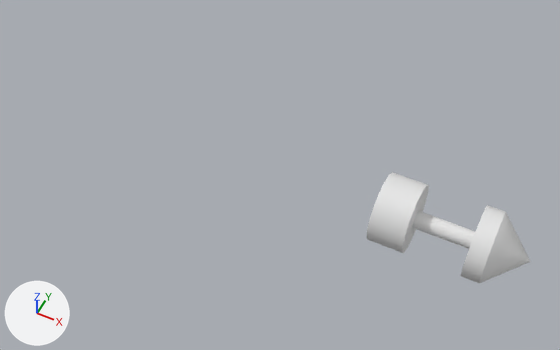
One commit to the Blender file blender/engine.blend: the scene before it, then after it.
Camera for both pictures: a 50 mm camera at (0.35, -6.64, 8.17) aimed at (-2.98, 0.03, -0.16). Arrows for +X, +Y and +Z are at lower left; the lights stay in place.

In view in the first picture: 'shaft'.
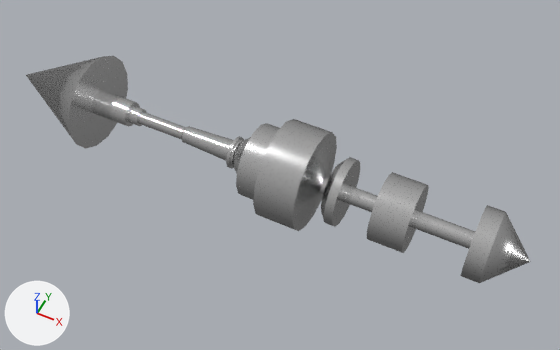
Pixel boxes [x1, y1, x2, y2] of what changed, in the pictures (560 x 350 px):
'shaft', reshaped (207% wider, 104% taller): before [367, 172, 531, 283]; after [26, 56, 531, 283]
part 1 of me_cylinder, added: after [26, 56, 378, 231]
part 2 of me_cylinder, recoloured (white to grey): [367, 172, 531, 283] in both

The change in detail:
Material 'shaft' (mat_shaft) is new.
Its base color is (0.72, 0.72, 0.72) (light grey #dddddd).
Its metallic is 1.0.
Its roughness is 0.196.
me_cylinder is used by ob_shaft; location (0.0, 0.0, 0.0).
me_cylinder had 113 vertices, 112 faces and spanned x -1.44..0.62, y -0.5..0.5, z -0.5..0.5.
me_cylinder now has 530 vertices, 544 faces and spans x -7.5..0.62, y -0.75..0.75, z -0.75..0.75.
me_cylinder part 1: 417 vertices added at x -7.5..-1.94, y -0.75..0.75, z -0.75..0.75.
me_cylinder part 2: 112 faces spanning x -1.44..0.62, y -0.5..0.5, z -0.5..0.5 switch from no material to mat_shaft (light grey #dddddd).
